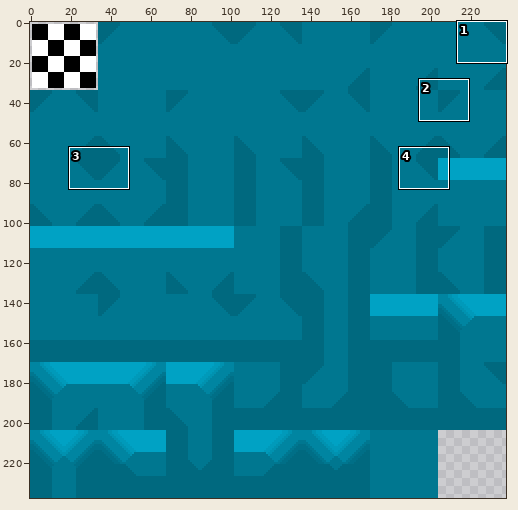
Sprite sheet: tilesets/tilTest/output_tileset.png. The picture above shows the old version from afar; the outline marks the close-up.
Close-up. The starting point:
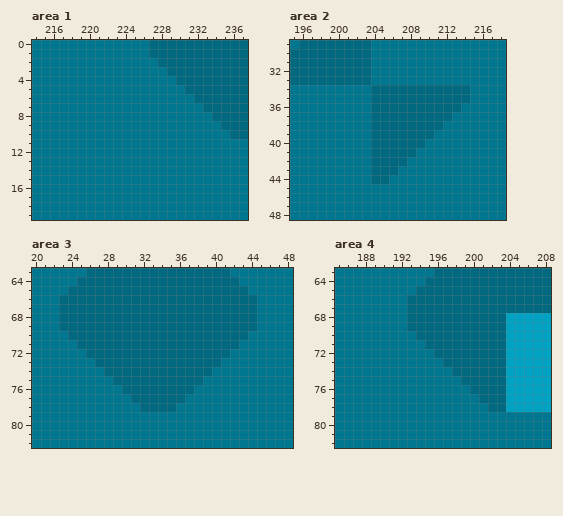
The file is 476x476 pixels, drawn in blocks of 2x2; one block is one cell here. Colours within 5 levels of each other are drawn and written as one. Shown: area 1: x 214..237, y 0..19; area 2: x 195..218, y 29..48; area 3: x 20..48, y 63..82; area 4: x 185..208, y 63..82. The commit also changed other parts of the picture, which this record leaves out.
After the commit:
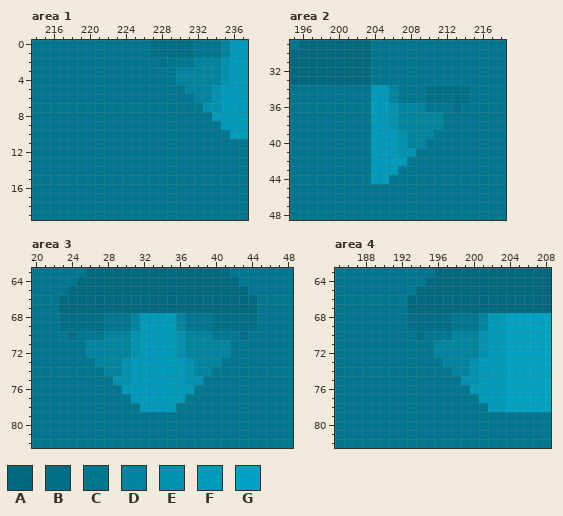
Palette (. is transparent): A #00697f  B #006f87  C #007790  D #0085a1  E #0092b0  F #009aba  G #00a2c4
What changed:
Area 1:
Colour B replaces colour A in rows 0 to 1 at x 227 to 231; in row 2 at x 228.
Colour C replaces colour A in rows 0 to 1 at x 232 to 234; in row 2 at x 229 to 231; in row 3 at x 229.
Colour D replaces colour A in rows 0 to 1 at x 235; in row 2 at x 232 to 234; in rows 3 to 4 at x 230 to 234; in row 5 at x 231 to 233; in row 6 at x 232 to 233.
Colour E replaces colour A in rows 2 to 4 at x 235; in rows 5 to 6 at x 234; in row 7 at x 233 to 234.
Colour F replaces colour A in rows 0 to 4 at x 236 to 237; in rows 5 to 7 at x 235 to 237; in row 8 at x 234 to 237; in row 9 at x 235 to 237; in row 10 at x 236 to 237.
Area 2:
Colour B replaces colour A in rows 34 to 35 at x 210 to 214; in row 36 at x 213.
Colour C replaces colour A in rows 34 to 35 at x 207 to 209; in row 36 at x 210 to 212; in row 37 at x 212.
Colour D replaces colour A in rows 34 to 35 at x 206; in row 36 at x 207 to 209; in rows 37 to 38 at x 207 to 211; in row 39 at x 208 to 210; in row 40 at x 208 to 209.
Colour E replaces colour A in rows 36 to 38 at x 206; in rows 39 to 40 at x 207; in row 41 at x 207 to 208.
Colour F replaces colour A in rows 34 to 38 at x 204 to 205; in rows 39 to 41 at x 204 to 206; in row 42 at x 204 to 207; in row 43 at x 204 to 206; in row 44 at x 204 to 205.
Area 3:
Colour B replaces colour A in rows 68 to 69 at x 23 to 27 and 40 to 44; in row 70 at x 24 and 43.
Colour C replaces colour A in rows 68 to 69 at x 28 to 30 and 37 to 39; in row 70 at x 25 to 27 and 40 to 42; in row 71 at x 25 and 42.
Colour D replaces colour A in rows 68 to 69 at x 31 and 36; in row 70 at x 28 to 30 and 37 to 39; in rows 71 to 72 at x 26 to 30 and 37 to 41; in row 73 at x 27 to 29 and 38 to 40; in row 74 at x 28 to 29 and 38 to 39.
Colour E replaces colour A in rows 70 to 72 at x 31 and 36; in rows 73 to 74 at x 30 and 37; in row 75 at x 29 to 30 and 37 to 38.
Colour F replaces colour A in rows 68 to 72 at x 32 to 35; in rows 73 to 75 at x 31 to 36; in row 76 at x 30 to 37; in row 77 at x 31 to 36; in row 78 at x 32 to 35.
Area 4:
Colour B replaces colour A in rows 68 to 69 at x 193 to 197; in row 70 at x 194.
Colour C replaces colour A in rows 68 to 69 at x 198 to 200; in row 70 at x 195 to 197; in row 71 at x 195.
Colour D replaces colour A in rows 68 to 69 at x 201; in row 70 at x 198 to 200; in rows 71 to 72 at x 196 to 200; in row 73 at x 197 to 199; in row 74 at x 198 to 199.
Colour E replaces colour A in rows 70 to 72 at x 201; in rows 73 to 74 at x 200; in row 75 at x 199 to 200.
Colour F replaces colour A in rows 68 to 72 at x 202 to 203; in rows 73 to 75 at x 201 to 203; in row 76 at x 200 to 203; in row 77 at x 201 to 203; in row 78 at x 202 to 203.
